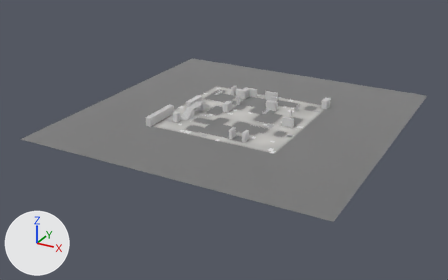
Two versions of the glTF model public/assets/models/industrial-complex/terrain.glb, one commit apart.
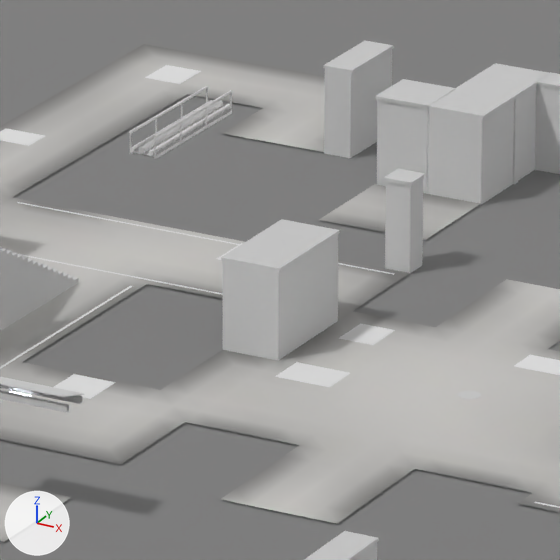
Each version is shown whole from a 50 mm camera at (96.8, -189.4, 83.3) aimed at (-3.4, -7.2, -7.8), then close up on the part from 45% to 56% of the width and 29% to 46% of the height. The lights are fixed; the arrows at lower left show +X, +Y and +Z. The first two pictures are the older version. Vertices at exactly the same position are counted once.

Names of what the first close-up shows: 'terrain'.
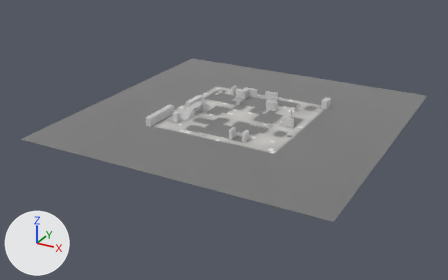
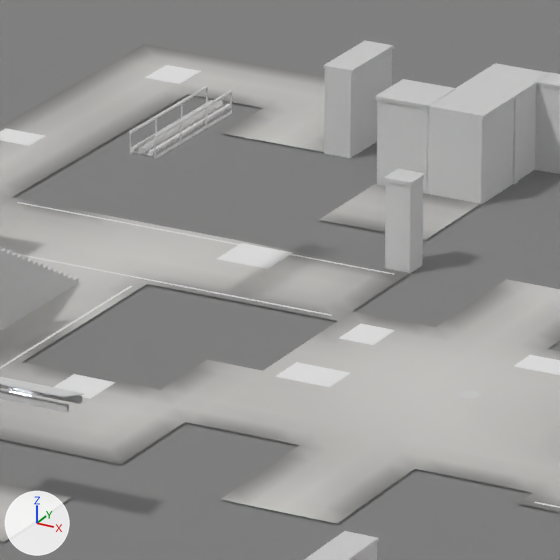
The change, as a list of edits to the scene's bpy script:
```text
Change me_terrain:
    used by ob_terrain; location = (0.0, 0.0, 0.0)
    verts and faces of me_terrain; kept vertices keep their numbers, new ones are numbered from 3619
    before: 1542 (-6.0, 0.0, 0.0) at pixel (278, 360), 1560 (-8.0, 0.0, 0.0) at pixel (222, 349), 1561 (-8.0, -1.0, 0.0) at pixel (207, 359), 1562 (-7.0, -1.0, 0.0) at pixel (235, 365), 1563 (-7.0, 0.0, 0.0) at pixel (250, 355)
    before: 1564 (-6.0, -1.0, 0.0) at pixel (262, 370)
    remove me_terrain.from_pydata(...)  # 3619 vertices, 5732 faces; spans x -55.0..55.0, y -55.0..55.0, z -0.1..5.9
    add me_terrain.from_pydata(...)  # 3601 vertices, 5706 faces; spans x -55.0..55.0, y -55.0..55.0, z -0.1..5.9
    me_terrain part 1: the loose piece of 8 vertices spanning x -8.0..-6.0, y 0.0..4.0, z -0.1..3.0 is deleted
    me_terrain part 2: the loose piece of 8 vertices spanning x -8.1..-5.9, y 0.0..4.0, z 3.0..3.1 is deleted
    me_terrain part 3
    add delete_vertices([1560, 1563])  # with the faces that use them
    me_terrain part 4: 68 kept faces spanning x -15.0..-4.0, y -3.0..5.0, z 0.0 get new vertex colours
```

Pixel boxes [x1, y1, x2, y2] of what changed, in the close-ups (560 x 560 px):
part 1 of me_terrain, deleted
    before: [222, 234, 338, 360]
part 2 of me_terrain, deleted
    before: [221, 219, 340, 272]
part 3 of me_terrain, deleted
    before: [207, 350, 278, 371]
part 4 of me_terrain, recoloured
    both: [50, 282, 363, 373]
